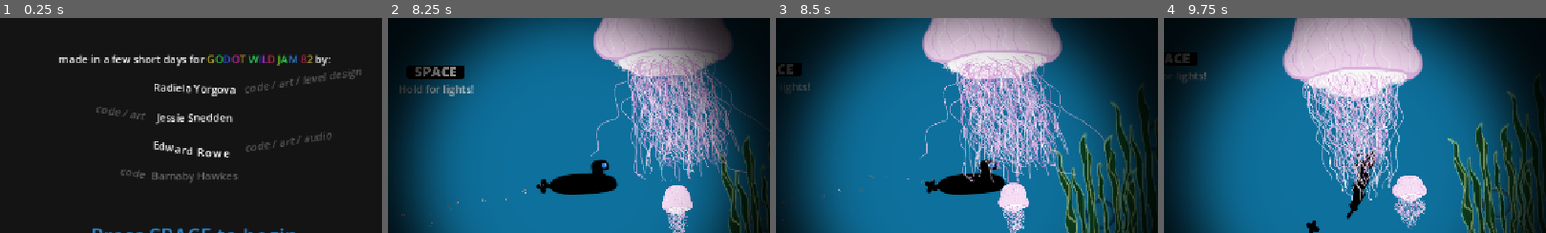
Above: before the commit, frames 1-4 (left to right).
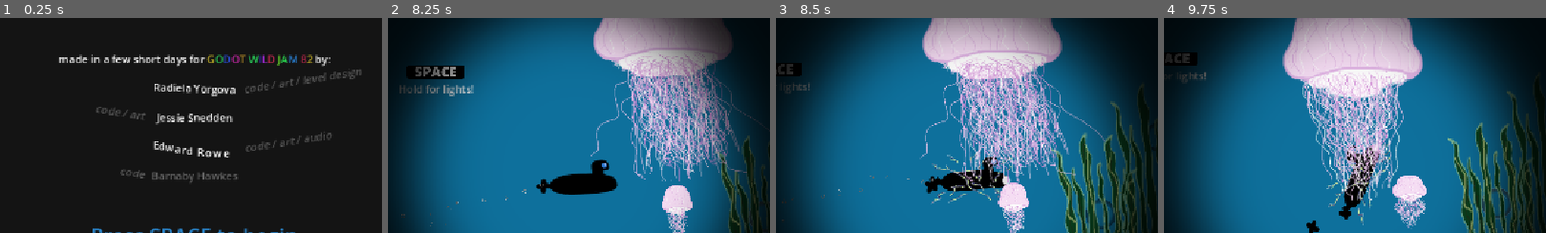
Above: after the commit, the same moments.

Repository: EddieRowe/godot-wild-jam-82
Game: Godot game, scene res://levels/splash.tscn
The game is run twice, just before and just after one commit, with the same random seed, the same clock (stepped at 60 frames per second) and the same inputs.
Inputs:
- Up to frame 1 (0.25 s): no input
- Up to frame 2 (8.25 s): tap Space at 0.5 s; hold Right (ui_right) 0.53-1.28 s; tap Enter (ui_accept) at 0.77, 1.52, 3.02, 3.77, 4.52, 6.02, 6.77, 7.52 s; hold Down (ui_down) 1.28-2.03 s; hold Right (ui_right) 2.03-2.78 s; hold Up (ui_up) 2.78-3.53 s; hold Left (ui_left) 3.53-5.03 s; hold Down (ui_down) 5.03-5.78 s; hold Right (ui_right) 5.78-6.53 s; hold Up (ui_up) 6.53-7.28 s; hold Right (ui_right) 7.28-8.03 s; hold Down (ui_down) from 8.03 s (still down)
- Up to frame 3 (8.5 s): keep holding Down (ui_down)
- Up to frame 4 (9.75 s): release Down (ui_down) at 8.78 s; hold Left (ui_left) 8.78-9.53 s; tap Enter (ui_accept) at 9.02 s; hold Up (ui_up) from 9.53 s (still down)
The pictures show only the part of the screen within x 25-75%, y 13-63%; the shares and areas given below are measured in that part.

Frames 1-2 are identical in both runs. In frame 3, 1.4% of the frame differs, in the area x 40-62%, y 63-87%; in frame 4, 1.4%.

Commit message:
electrocuted submarine

Diff:
--- a/levels/level_3.tscn
+++ b/levels/level_3.tscn
@@ -905,7 +905,7 @@
 freeze = true
 
 [node name="FinishLine" parent="." instance=ExtResource("27_8nkwk")]
-position = Vector2(25046, -1204)
+position = Vector2(25056, -843)
 level_to_load = "res://levels/splash.tscn"
 
 [node name="SideWall2" parent="." instance=ExtResource("27_e28pm")]
--- a/prefabs/Player.tscn
+++ b/prefabs/Player.tscn
@@ -72,7 +72,7 @@
 [node name="Player" type="Node2D" groups=["Player"]]
 position = Vector2(-25, -15)
 
-[node name="RigidBody2D" type="RigidBody2D" parent="." node_paths=PackedStringArray("health", "oxygen", "energy", "sprite", "audio", "propellor", "bubble_stream", "restart_timer") groups=["Player"]]
+[node name="RigidBody2D" type="RigidBody2D" parent="." node_paths=PackedStringArray("health", "oxygen", "energy", "sprite", "audio", "propellor", "bubble_stream", "restart_timer", "electrocuted_timer") groups=["Player"]]
 freeze = true
 continuous_cd = 1
 contact_monitor = true
@@ -86,6 +86,7 @@
 propellor = NodePath("Sprite2D/PropSprite2D/PropSpriteAnimationPlayer")
 bubble_stream = NodePath("Sprite2D/PropSprite2D/BubbleStreamGPUParticles2D")
 restart_timer = NodePath("../RestartLevelTimer")
+electrocuted_timer = NodePath("SubElectrocutedTimer")
 
 [node name="CollisionShape2D" type="CollisionShape2D" parent="RigidBody2D"]
 position = Vector2(1, 8)
@@ -111,6 +112,8 @@
 process_material = SubResource("ParticleProcessMaterial_yhksc")
 
 [node name="Camera2D" type="Camera2D" parent="RigidBody2D"]
+
+[node name="SubElectrocutedTimer" type="Timer" parent="RigidBody2D"]
 
 [node name="Health" type="Node2D" parent="." node_paths=PackedStringArray("player_movement")]
 script = ExtResource("3_ay6yh")
@@ -159,6 +162,7 @@
 one_shot = true
 
 [connection signal="body_entered" from="RigidBody2D" to="RigidBody2D" method="_on_body_entered"]
+[connection signal="timeout" from="RigidBody2D/SubElectrocutedTimer" to="RigidBody2D" method="_on_sub_electrocuted_timer_timeout"]
 [connection signal="timeout" from="Health/Repair Timer" to="Health" method="_on_repair_timer_timeout"]
 [connection signal="timeout" from="Oxygen/Breath Timer" to="Oxygen" method="_on_breath_timer_timeout"]
 [connection signal="timeout" from="RestartLevelTimer" to="RigidBody2D" method="_on_restart_level_timer_timeout"]
--- a/scripts/submarine_script.gd
+++ b/scripts/submarine_script.gd
@@ -12,13 +12,14 @@
 @export var propellor : AnimationPlayer
 @export var bubble_stream : GPUParticles2D
 @export var restart_timer : Timer
+@export var electrocuted_timer : Timer
 @export var rotation_speed : float = 0.1
 
 var can_move : bool = true
 var free_floating : bool = true
 var game_started: bool = false
 var level : int
-
+var my_texture : Texture
 
 signal game_started_signal()
 
@@ -115,10 +116,16 @@
 	if body is Jellyfish:
 		health._take_damage(body.damage, "jellyfish")
 
-	#if body.is_in_group("LevelComplete"):
-		#print("Player is at finish line")
-		#if health.current_health < 100:
-			#health.current_health += 100
+		#Make the submarine get electrocuted
+		my_texture = load("res://art/submarine_electrocuted.png")
+		sprite.texture = my_texture
+		electrocuted_timer.start()
+
 
 func _on_restart_level_timer_timeout() -> void:
 	get_tree().reload_current_scene()
+
+
+func _on_sub_electrocuted_timer_timeout() -> void:
+	my_texture = load("res://art/player_placeholder_.png")
+	sprite.texture = my_texture
Binary file added: art/Sparks.png
Not shown, added: art/Sparks.png.import
Binary file changed: art/submarine_electrocuted.png
